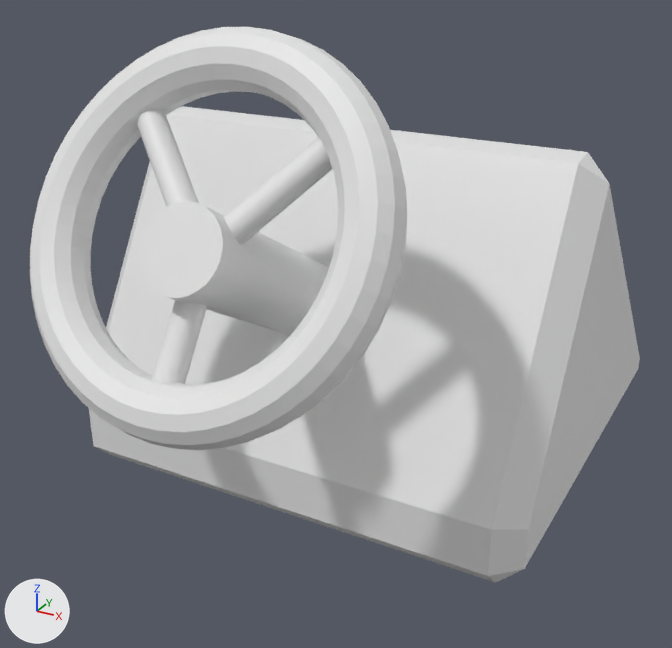
One commit to the FBX model Assets/Groups/Group S/Models/steering_wheel.fbx: the scene before it, then after it.
Rendered twice from a camera (50 mm lens) standing at (0.425, -0.888, 0.545) and looking at (0.003, -0.12, 0.161). Lighting does not change. The marker at lower left points along +X, +Y and +Z. Where no turn or scale is listed for an object, it has been applied to the vertices.
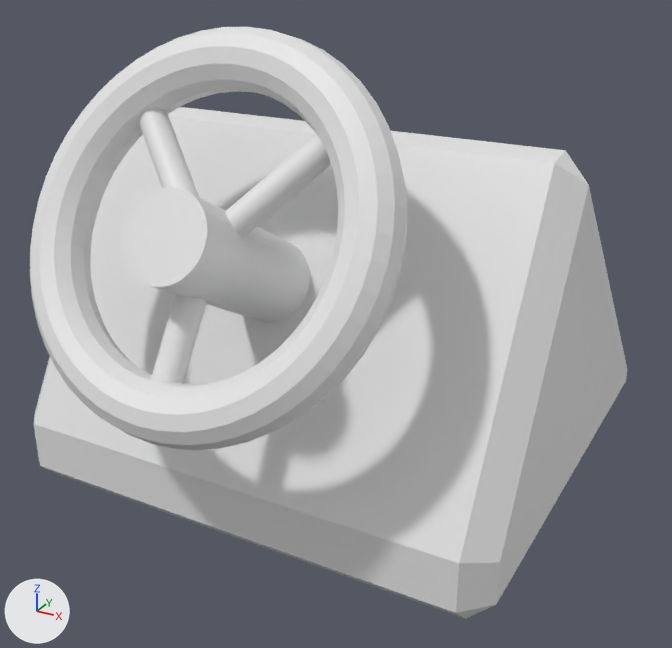
The newer file is also rescaled (x1.3), turned or shifted as a whole; pictures and numbers use the older file's frame.

What changed in the scene script:
```text
Change ob_cylinder:
    ob_cylinder.location: (0.0, -0.251, 0.252) -> (0.0, -0.269, 0.267)
Change ob_cylinder_001:
    ob_cylinder_001.location: (-0.053, -0.301, 0.362) -> (-0.041, -0.308, 0.352)
Change ob_cylinder_002:
    ob_cylinder_002.location: (0.059, -0.301, 0.356) -> (0.045, -0.307, 0.347)
Change ob_cube:
    ob_cube.location: (0.0, 0.0, 0.244) -> (0.0, -0.076, 0.261)
Change ob_cylinder_003:
    ob_cylinder_003.location: (0.0, -0.364, 0.245) -> (0.0, -0.356, 0.262)
```

Changed parts and their boxes [x1, y1, x2, y2] in the pictures (672 x 648 px):
'Cube', moved: before [89, 106, 640, 583]; after [34, 107, 628, 619]
'Cylinder', moved: before [139, 201, 329, 335]; after [122, 187, 310, 322]
'Cylinder.002', moved: before [224, 137, 333, 244]; after [225, 134, 331, 238]
'Cylinder.001', moved: before [137, 109, 199, 207]; after [139, 109, 199, 197]
'Cylinder.003', moved: before [153, 300, 207, 383]; after [151, 294, 207, 384]
